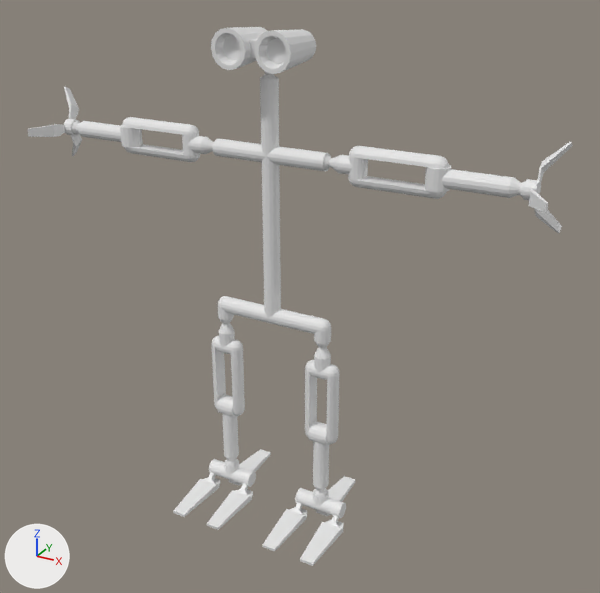
One commit to the Blender file Assets/Blender Files/PlayerBot.blend: the scene before it, then after it.
Before and after are seen from a camera (50 mm lens) standing at (32.0, -53.5, 47.6) and looking at (2.0, 1.0, 20.4). Lighting does not change. The marker at lower left points along +X, +Y and +Z.

Before the edit, the objects in view are built like this:
```python
ob_bicep_l_001 = bpy.data.objects.new('Bicep.L.001', me_cylinder_035)
ob_bicep_l_001.location = (13.41, 0.0, 32.11)
ob_bicep_r_001 = bpy.data.objects.new('Bicep.R.001', me_cylinder_028)
ob_bicep_r_001.location = (-13.41, 0.0, 32.11)
ob_bicep_r_001.rotation_euler = (0.0, -3.142, 0.0)  # degrees (0, -180, 0)
ob_elbow_l_001 = bpy.data.objects.new('Elbow.L.001', me_cylinder_031)
ob_elbow_l_001.location = (13.41, 0.0, 32.11)
ob_forefinger_l_001 = bpy.data.objects.new('ForeFinger.L.001', me_cube_008)
ob_forefinger_l_001.location = (20.22, 0.3, 32.63)
ob_forefinger_l_001.rotation_euler = (0.0, -1.047, 1.571)  # degrees (0, -60, 90)
ob_shin_l_001 = bpy.data.objects.new('Shin.L.001', me_cylinder_019)
ob_shin_l_001.location = (4.65, 0.0, 4.18)
ob_shin_l_001.scale = (1.01, 1.01, 1.0)
ob_thumb_r_001 = bpy.data.objects.new('Thumb.R.001', me_cube_007)
ob_thumb_r_001.location = (-20.22, -0.6, 32.11)
ob_thumb_r_001.rotation_euler = (0.0, 0.0, -1.571)  # degrees (0, 0, -90)
# also in view: 'Head.C.001' at (0.0, -0.4, 40.0); 'Foot.L.002' at (4.6, 0.0, 1.4); 'Thigh.R.001' at (-4.6, 0.0, 11.7); 'PinkeyToe.R.001' at (-6.4, -2.8, 0.9); 'ForeArm.L.001' at (16.5, 0.0, 32.1)
```
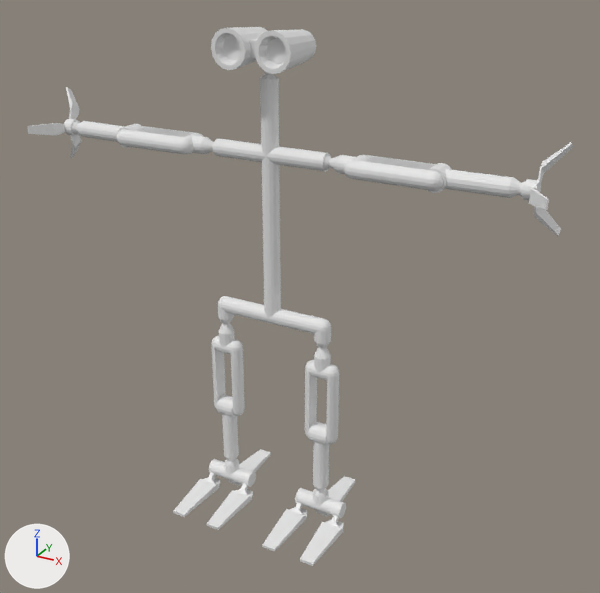
Boxes [x1, y1, x2, y2] around the edits, measured in the pictures (600 x 593 px):
'Bicep.L.001', turned: before [348, 146, 449, 199]; after [344, 155, 443, 191]
'Bicep.R.001', moved, turned: before [122, 117, 200, 162]; after [117, 126, 204, 154]
'Elbow.L.001', turned: before [425, 165, 451, 192]; after [427, 163, 452, 193]
'Thumb.R.001', turned: before [28, 124, 66, 137]; after [27, 123, 65, 135]
'ForeFinger.L.001', turned: before [537, 142, 573, 181]; after [537, 142, 573, 182]

Edits to the bpy script that builds the scene:
```text
Change ob_bicep_r_001:
    ob_bicep_r_001.location: (-13.41, 0.0, 32.11) -> (-13.41, 0.0, 32.07)
    ob_bicep_r_001.rotation_euler: (0.0, -3.142, 0.0) -> (-1.571, 3.138, 0.0)  # degrees (0, -180, 0) -> degrees (-90, 180, 0)
Change ob_thumb_r_001:
    ob_thumb_r_001.rotation_euler: (0.0, 0.0, -1.571) -> (0.0, -0.0692, -1.571)  # degrees (0, 0, -90) -> degrees (0, -4, -90)
Change ob_elbow_l_001:
    ob_elbow_l_001.rotation_euler: (0.0, 0.0, 0.0) -> (1.579, -0.00493, -0.000017)  # degrees (0, 0, 0) -> degrees (90, -0.3, -0)
Change ob_bicep_l_001:
    ob_bicep_l_001.rotation_euler: (0.0, 0.0, 0.0) -> (1.571, 0.00347, 0.0000127)  # degrees (0, 0, 0) -> degrees (90, 0.2, 0)
Change ob_forefinger_l_001:
    ob_forefinger_l_001.rotation_euler: (0.0, -1.047, 1.571) -> (0.0, -0.978, 1.571)  # degrees (0, -60, 90) -> degrees (0, -56, 90)
```
